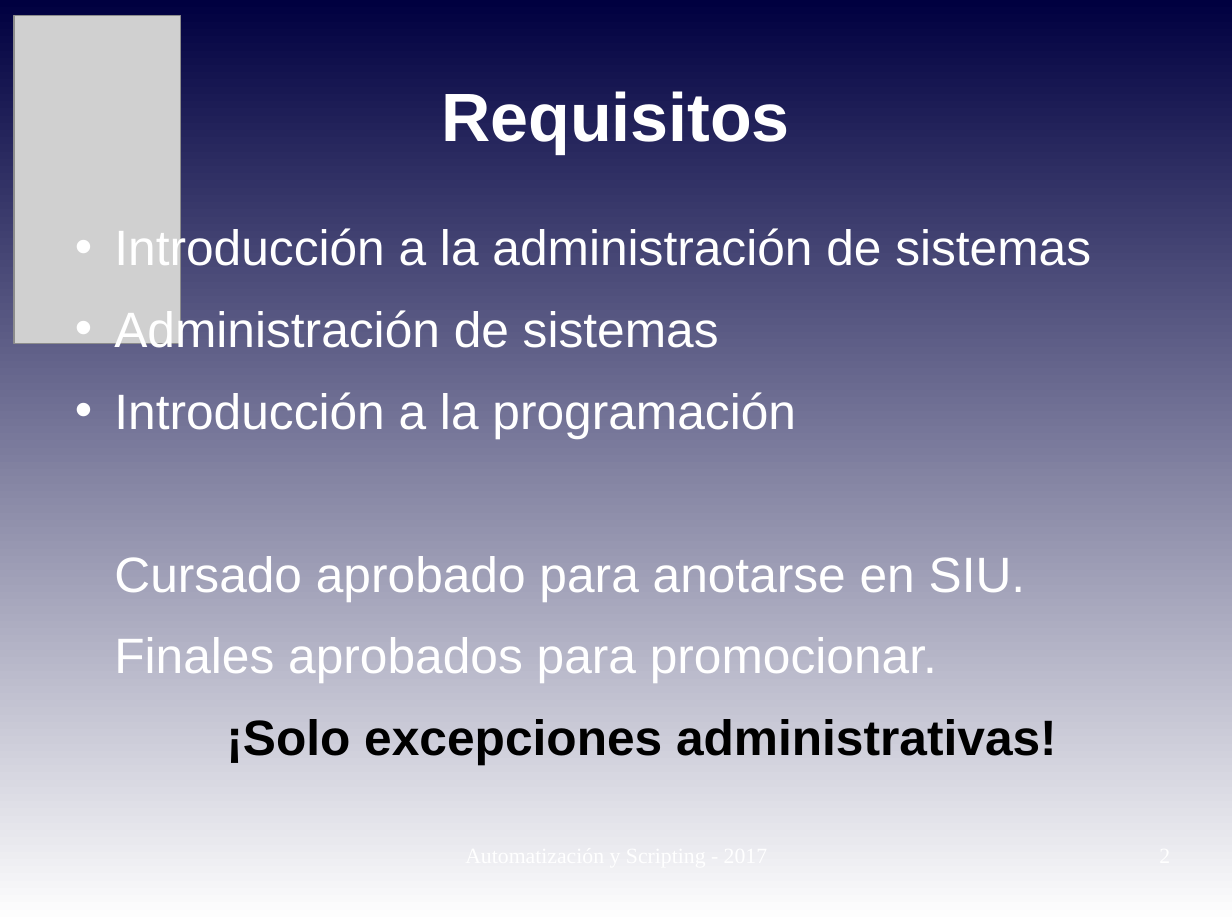
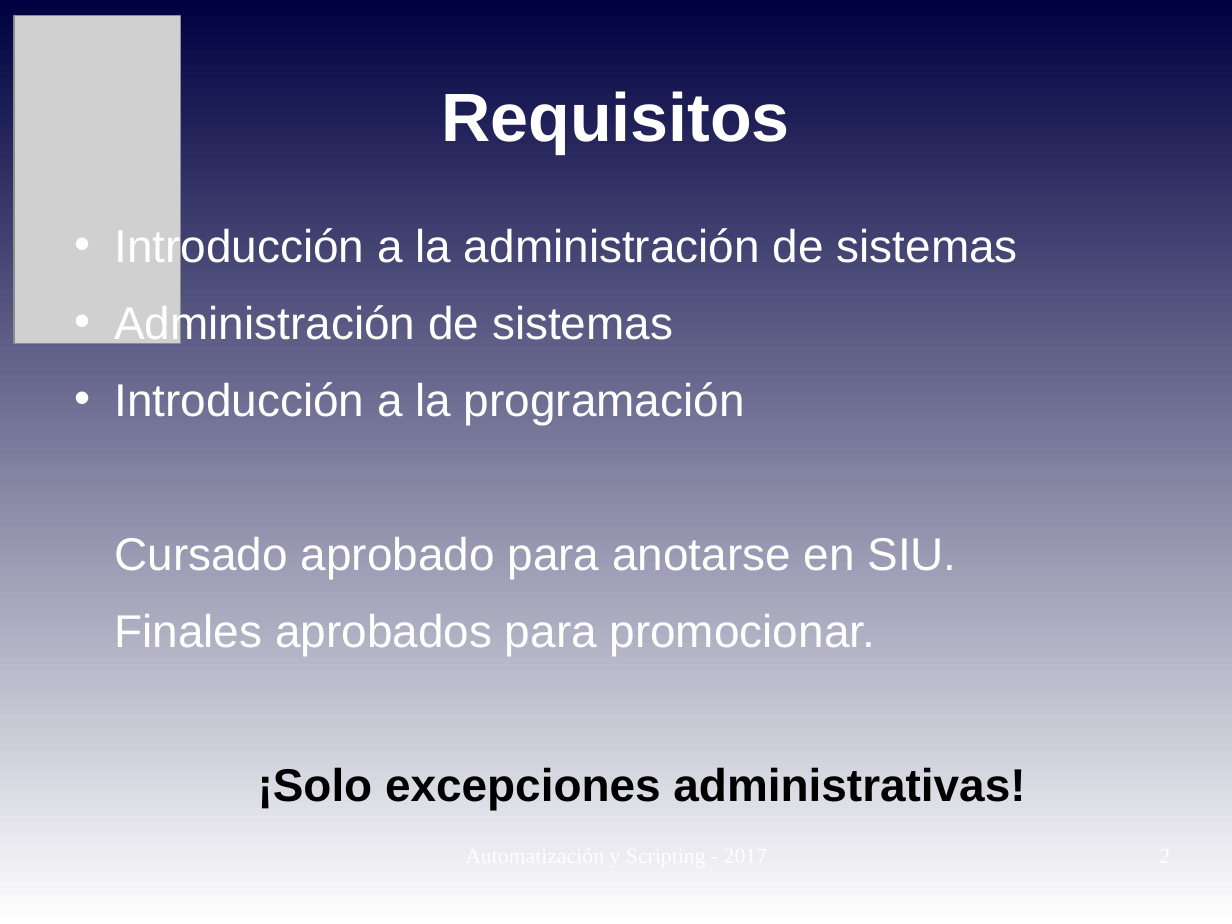
Before and after one commit to niniadcobre/-AutoyScripting, a slide deck: slide 2 of clases/AYS_clase01.odp. Drawn at 1232x924 pixels with LibreOffice and Linux fonts; fonts in the diff are those of the drawing; grey boxes stand for pictures. Boxes give left, top, right and bottom in pixels: in the first picture for what was removed or moved away, otherwise in the second. Text is boxed around its words. In the diff, an @@ line names an element or a change of style, - is before the commit and + after.

Commit message:
actualización intro

```diff
--- a/clases/AYS_clase01.odp
+++ b/clases/AYS_clase01.odp
@@ text "Introducción a la administración de ..." at box(114, 226, 1025, 810): size 32 to 29.6 pt @@
```
Also in this commit, not shown: 4 other slides changed, 3 slides removed, 3 other files.
